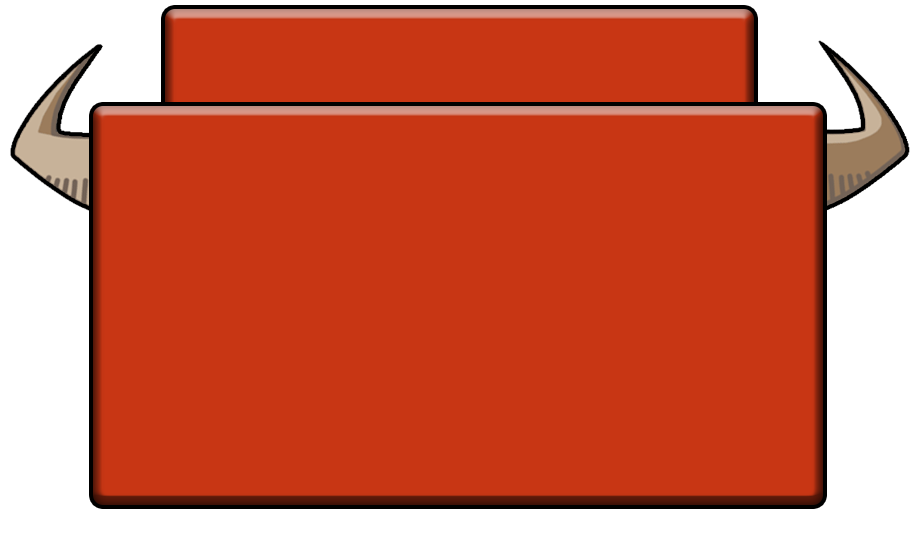
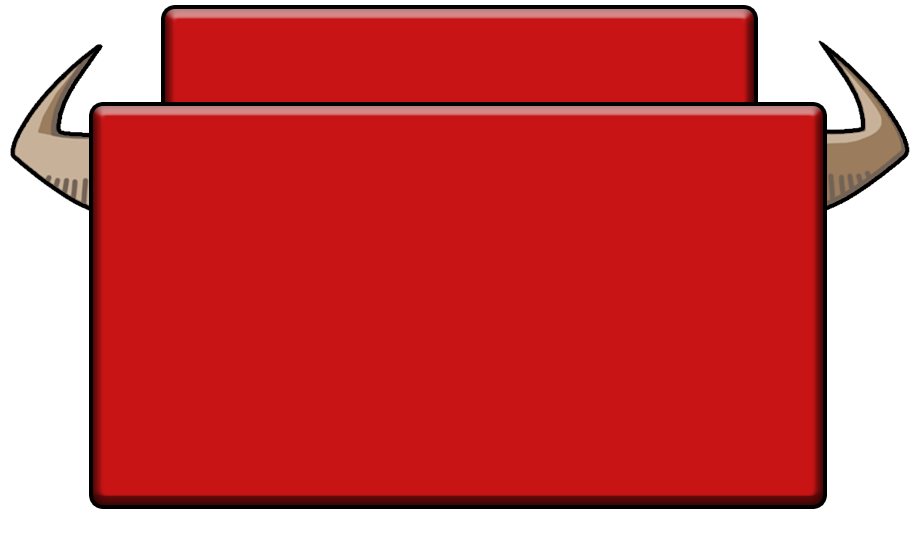
Comparing the layer stacks of the two (919, 539) images. Changes:
painted on "Calculator" over [93, 106, 823, 505]
painted on "Calculator copy" over [165, 9, 754, 121]
